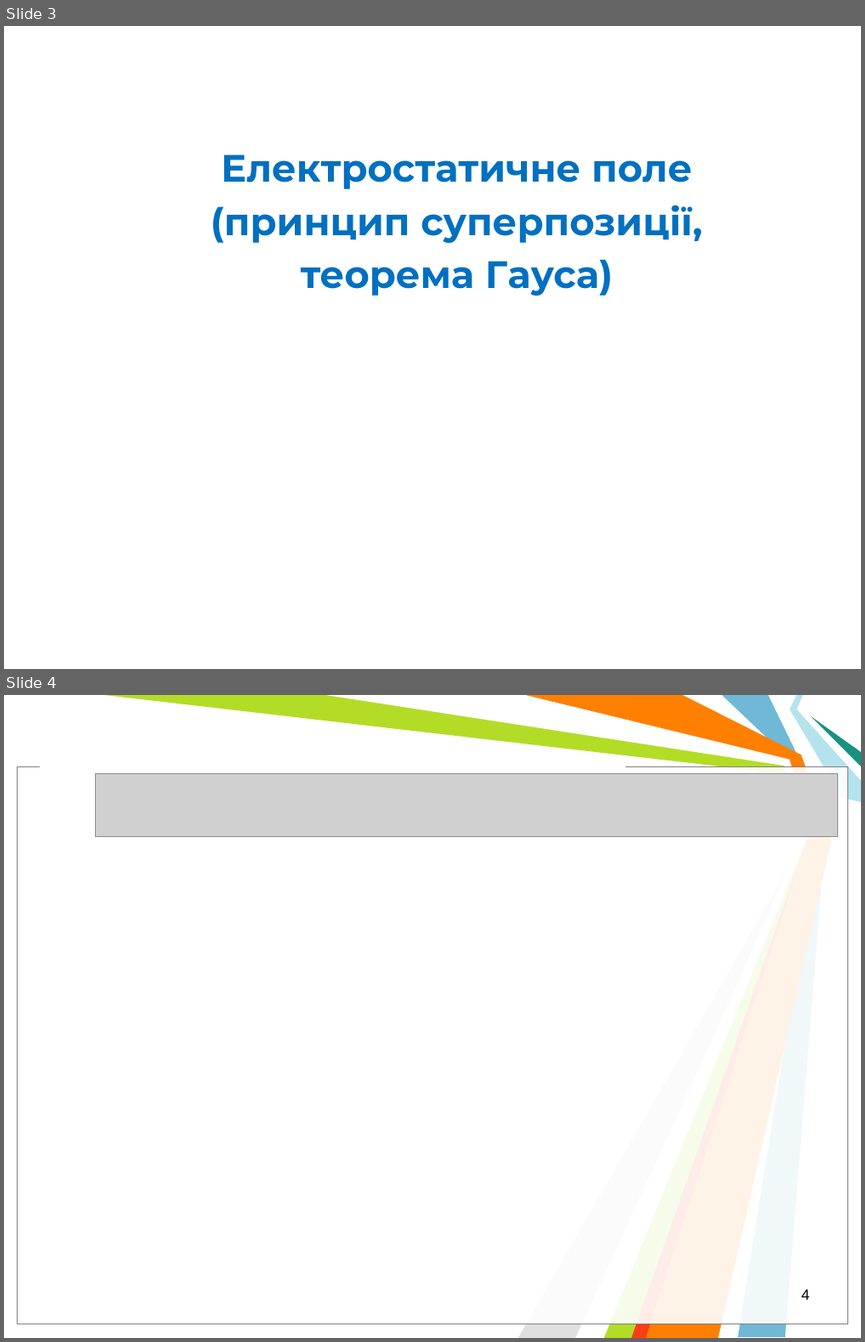
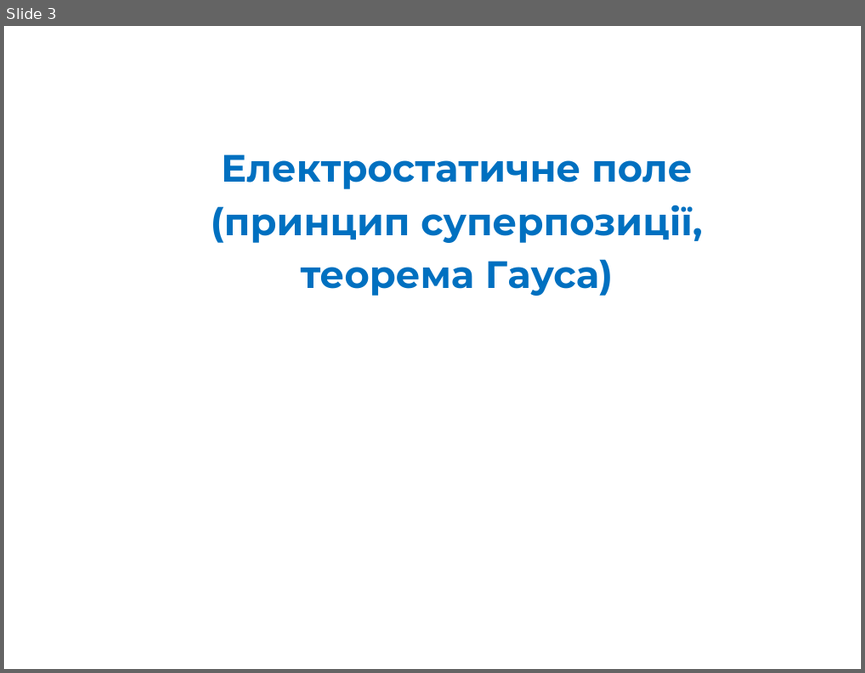
Before and after one commit to l432/NMK, a slide deck: Lecture/FIT/2023_24/06_Електростатичне поле/Less06.ppt. Shown one above the other, each under a label of ours: slides 3 and 4 before the commit, slide 3 after it. The pictures are 865x1342 and 865x673 pixels, drawn with LibreOffice and Linux fonts; fonts in the diff are those of the drawing; grey boxes stand for pictures; background and template pictures are left out. Boxes give left, top, right and bottom in pixels: in the first picture for what was removed or moved away, otherwise in the second. Text is boxed around its words. In the diff, an @@ line names an element or a change of style, - is before the commit and + after.

```diff
--- a/Lecture/FIT/2023_24/06_Електростатичне поле/Less06.ppt
+++ b/Lecture/FIT/2023_24/06_Електростатичне поле/Less06.ppt
@@ slide 4 removed at [4, 695, 861, 1338], background #FFFFFF @@
@@ freeform shape removed at [104, 695, 812, 1338] @@
@@ freeform shape removed at [325, 695, 811, 1338] @@
@@ freeform shape removed at [525, 695, 831, 1338] @@
@@ freeform shape removed at [722, 695, 826, 1337] @@
@@ freeform shape removed at [789, 695, 861, 802] @@
@@ freeform shape removed at [812, 716, 861, 766] @@
@@ rectangle removed at [18, 767, 848, 1324] @@
@@ rectangle removed at [18, 767, 848, 1324] @@
@@ rectangle removed at [40, 759, 625, 773] @@
@@ picture removed at [95, 773, 837, 836] @@
@@ freeform shape removed at [518, 850, 798, 1338] @@
@@ freeform shape removed at [631, 851, 802, 1338] @@
@@ page number removed at [801, 1289, 810, 1299] @@
-4
```
Also in this commit, not shown: 4 slides changed, 1 slide added, 3 other files.
